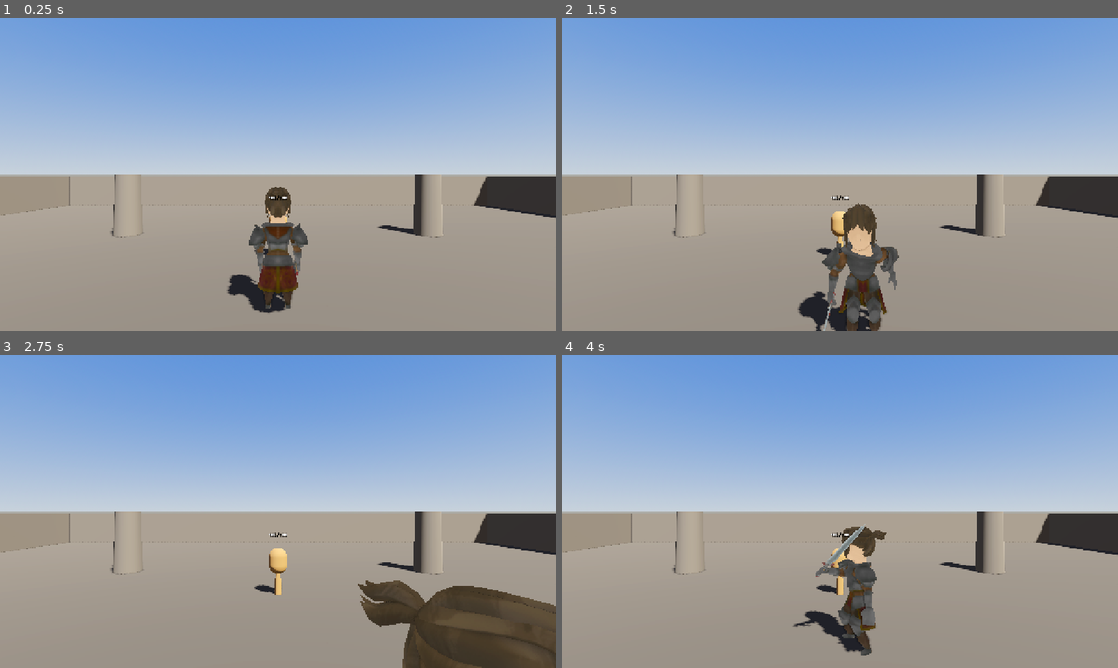
Above: before the commit, frames 1-4 (two rows, left to right).
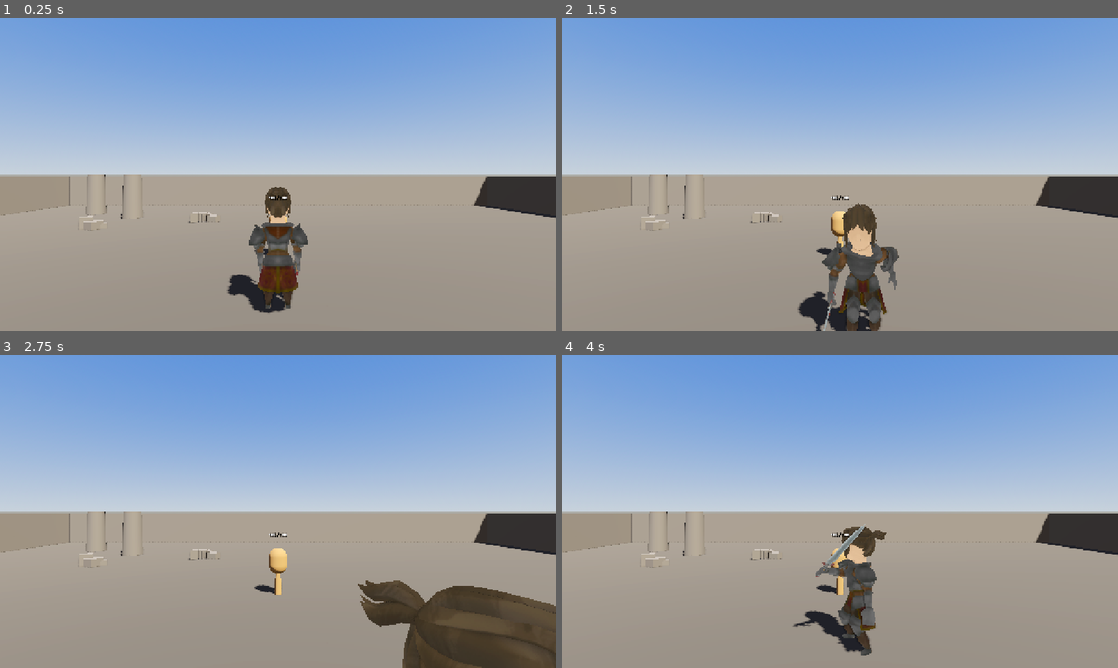
Above: after the commit, the same moments.

Repository: muzzammilminhas/ironhold
Game: Godot game, scene res://scenes/Main.tscn
The game is run twice, just before and just after one commit, with the same random seed, the same clock (stepped at 60 frames per second) and the same inputs.
Inputs:
- Up to frame 1 (0.25 s): no input
- Up to frame 2 (1.5 s): tap Enter at 0.5 s; hold D (move_right) 0.53-1.28 s; tap Space (attack) at 0.6 s; hold S (move_back) from 1.28 s (still down); tap Shift (dodge) at 1.35 s
- Up to frame 3 (2.75 s): release S (move_back) at 2.03 s; hold D (move_right) from 2.03 s (still down); tap Space (attack) at 2.1 s
- Up to frame 4 (4 s): release D (move_right) at 2.78 s; hold W (move_forward) 2.78-3.53 s; tap Shift (dodge) at 2.85 s; hold A (move_left) from 3.53 s (still down); tap Space (attack) at 3.6 s

The runs differ from the first frame. In frame 1, 0.8% of the frame differs, in the area x 14-80%, y 50-71%; in frame 2, 0.8%; in frame 3, 0.8%; in frame 4, 0.8%.

Commit message:
Phase 3: procedural arena and runtime navmesh baking
- arena_generator.gd replaces the hardcoded pillars with rejection-sampled
  placement of pillars/low walls/rubble clusters: random point, reject if it
  falls inside the open center radius or crowds an already-placed obstacle,
  bounded attempt budget so a bad draw can't hang startup.
- Ground/obstacles/walls now live under a NavigationRegion3D; after placement
  the script bakes the navmesh at runtime via bake_navigation_mesh() and
  exposes a generation_complete signal so callers (main.gd now, enemy/wave
  spawning from Phase 4 on) can await a navmesh that's actually ready.
- NavigationMesh source geometry set to parse static colliders instead of the
  default render-mesh parsing: baking render meshes at runtime pulls geometry
  back from the GPU, which Godot flags as a real perf hazard for runtime
  (re)baking. Cell size/height aligned to the project's default navigation
  map to avoid rasterization mismatches.
- main.gd (new): owns the run seed, passes it to both GameState.start_run and
  arena.generate so a run is reproducible from one logged number, and awaits
  generation before declaring the arena ready. Moved seeding here out of
  player_controller, which shouldn't own run lifecycle.
- tools/phase3_test.gd: generates two different seeds and asserts real
  obstacle counts, a non-empty baked navmesh, and different layouts per seed.

Co-Authored-By: Claude Sonnet 5 <noreply@anthropic.com>

Diff:
--- a/scenes/Arena.tscn
+++ b/scenes/Arena.tscn
@@ -1,4 +1,6 @@
-[gd_scene load_steps=12 format=3]
+[gd_scene load_steps=13 format=3]
+
+[ext_resource type="Script" path="res://scripts/arena_generator.gd" id="1"]
 
 [sub_resource type="BoxMesh" id="BoxMesh_ground"]
 size = Vector3(44, 1, 44)
@@ -10,25 +12,27 @@
 [sub_resource type="BoxShape3D" id="BoxShape3D_ground"]
 size = Vector3(44, 1, 44)
 
-[sub_resource type="CylinderMesh" id="CylinderMesh_pillar"]
-top_radius = 0.6
-bottom_radius = 0.7
-height = 3.2
-radial_segments = 12
-
 [sub_resource type="StandardMaterial3D" id="Material_pillar"]
 albedo_color = Color(0.42, 0.4, 0.38, 1)
 roughness = 0.85
-
-[sub_resource type="CylinderShape3D" id="CylinderShape3D_pillar"]
-radius = 0.65
-height = 3.2
 
 [sub_resource type="BoxMesh" id="BoxMesh_wall"]
 size = Vector3(44, 3, 1)
 
 [sub_resource type="BoxShape3D" id="BoxShape3D_wall"]
 size = Vector3(44, 3, 1)
+
+[sub_resource type="NavigationMesh" id="NavigationMesh_arena"]
+geometry_parsed_geometry_type = 1
+agent_radius = 0.4
+agent_height = 1.8
+agent_max_climb = 0.25
+agent_max_slope = 45.0
+cell_size = 0.25
+cell_height = 0.25
+filter_low_hanging_obstacles = true
+filter_ledge_spans = true
+filter_walkable_low_height_spans = true
 
 [sub_resource type="ProceduralSkyMaterial" id="ProceduralSkyMaterial_arena"]
 sky_top_color = Color(0.25, 0.42, 0.75, 1)
@@ -54,119 +58,63 @@
 glow_intensity = 0.4
 
 [node name="Arena" type="Node3D"]
+script = ExtResource("1")
 
-[node name="Ground" type="StaticBody3D" parent="."]
+[node name="NavRegion" type="NavigationRegion3D" parent="."]
+navigation_mesh = SubResource("NavigationMesh_arena")
+
+[node name="Ground" type="StaticBody3D" parent="NavRegion"]
 transform = Transform3D(1, 0, 0, 0, 1, 0, 0, 0, 1, 0, -0.5, 0)
 
-[node name="MeshInstance3D" type="MeshInstance3D" parent="Ground"]
+[node name="MeshInstance3D" type="MeshInstance3D" parent="NavRegion/Ground"]
 mesh = SubResource("BoxMesh_ground")
 surface_material_override/0 = SubResource("Material_ground")
 
-[node name="CollisionShape3D" type="CollisionShape3D" parent="Ground"]
+[node name="CollisionShape3D" type="CollisionShape3D" parent="NavRegion/Ground"]
 shape = SubResource("BoxShape3D_ground")
 
-[node name="Obstacles" type="Node3D" parent="."]
+[node name="Obstacles" type="Node3D" parent="NavRegion"]
 
-[node name="Pillar1" type="StaticBody3D" parent="Obstacles"]
-transform = Transform3D(1, 0, 0, 0, 1, 0, 0, 0, 1, 8, 1.6, 8)
+[node name="Walls" type="Node3D" parent="NavRegion"]
 
-[node name="MeshInstance3D" type="MeshInstance3D" parent="Obstacles/Pillar1"]
-mesh = SubResource("CylinderMesh_pillar")
-surface_material_override/0 = SubResource("Material_pillar")
-
-[node name="CollisionShape3D" type="CollisionShape3D" parent="Obstacles/Pillar1"]
-shape = SubResource("CylinderShape3D_pillar")
-
-[node name="Pillar2" type="StaticBody3D" parent="Obstacles"]
-transform = Transform3D(1, 0, 0, 0, 1, 0, 0, 0, 1, -8, 1.6, 8)
-
-[node name="MeshInstance3D" type="MeshInstance3D" parent="Obstacles/Pillar2"]
-mesh = SubResource("CylinderMesh_pillar")
-surface_material_override/0 = SubResource("Material_pillar")
-
-[node name="CollisionShape3D" type="CollisionShape3D" parent="Obstacles/Pillar2"]
-shape = SubResource("CylinderShape3D_pillar")
-
-[node name="Pillar3" type="StaticBody3D" parent="Obstacles"]
-transform = Transform3D(1, 0, 0, 0, 1, 0, 0, 0, 1, 8, 1.6, -8)
-
-[node name="MeshInstance3D" type="MeshInstance3D" parent="Obstacles/Pillar3"]
-mesh = SubResource("CylinderMesh_pillar")
-surface_material_override/0 = SubResource("Material_pillar")
-
-[node name="CollisionShape3D" type="CollisionShape3D" parent="Obstacles/Pillar3"]
-shape = SubResource("CylinderShape3D_pillar")
-
-[node name="Pillar4" type="StaticBody3D" parent="Obstacles"]
-transform = Transform3D(1, 0, 0, 0, 1, 0, 0, 0, 1, -8, 1.6, -8)
-
-[node name="MeshInstance3D" type="MeshInstance3D" parent="Obstacles/Pillar4"]
-mesh = SubResource("CylinderMesh_pillar")
-surface_material_override/0 = SubResource("Material_pillar")
-
-[node name="CollisionShape3D" type="CollisionShape3D" parent="Obstacles/Pillar4"]
-shape = SubResource("CylinderShape3D_pillar")
-
-[node name="Pillar5" type="StaticBody3D" parent="Obstacles"]
-transform = Transform3D(1, 0, 0, 0, 1, 0, 0, 0, 1, 14, 1.6, -3)
-
-[node name="MeshInstance3D" type="MeshInstance3D" parent="Obstacles/Pillar5"]
-mesh = SubResource("CylinderMesh_pillar")
-surface_material_override/0 = SubResource("Material_pillar")
-
-[node name="CollisionShape3D" type="CollisionShape3D" parent="Obstacles/Pillar5"]
-shape = SubResource("CylinderShape3D_pillar")
-
-[node name="Pillar6" type="StaticBody3D" parent="Obstacles"]
-transform = Transform3D(1, 0, 0, 0, 1, 0, 0, 0, 1, -13, 1.6, 4)
-
-[node name="MeshInstance3D" type="MeshInstance3D" parent="Obstacles/Pillar6"]
-mesh = SubResource("CylinderMesh_pillar")
-surface_material_override/0 = SubResource("Material_pillar")
-
-[node name="CollisionShape3D" type="CollisionShape3D" parent="Obstacles/Pillar6"]
-shape = SubResource("CylinderShape3D_pillar")
-
-[node name="Walls" type="Node3D" parent="."]
-
-[node name="WallNorth" type="StaticBody3D" parent="Walls"]
+[node name="WallNorth" type="StaticBody3D" parent="NavRegion/Walls"]
 transform = Transform3D(1, 0, 0, 0, 1, 0, 0, 0, 1, 0, 1.5, -22)
 
-[node name="MeshInstance3D" type="MeshInstance3D" parent="Walls/WallNorth"]
+[node name="MeshInstance3D" type="MeshInstance3D" parent="NavRegion/Walls/WallNorth"]
 mesh = SubResource("BoxMesh_wall")
 surface_material_override/0 = SubResource("Material_pillar")
 
-[node name="CollisionShape3D" type="CollisionShape3D" parent="Walls/WallNorth"]
+[node name="CollisionShape3D" type="CollisionShape3D" parent="NavRegion/Walls/WallNorth"]
 shape = SubResource("BoxShape3D_wall")
 
-[node name="WallSouth" type="StaticBody3D" parent="Walls"]
+[node name="WallSouth" type="StaticBody3D" parent="NavRegion/Walls"]
 transform = Transform3D(1, 0, 0, 0, 1, 0, 0, 0, 1, 0, 1.5, 22)
 
-[node name="MeshInstance3D" type="MeshInstance3D" parent="Walls/WallSouth"]
+[node name="MeshInstance3D" type="MeshInstance3D" parent="NavRegion/Walls/WallSouth"]
 mesh = SubResource("BoxMesh_wall")
 surface_material_override/0 = SubResource("Material_pillar")
 
-[node name="CollisionShape3D" type="CollisionShape3D" parent="Walls/WallSouth"]
+[node name="CollisionShape3D" type="CollisionShape3D" parent="NavRegion/Walls/WallSouth"]
 shape = SubResource("BoxShape3D_wall")
 
-[node name="WallEast" type="StaticBody3D" parent="Walls"]
+[node name="WallEast" type="StaticBody3D" parent="NavRegion/Walls"]
 transform = Transform3D(-4.37114e-08, 0, 1, 0, 1, 0, -1, 0, -4.37114e-08, 22, 1.5, 0)
 
-[node name="MeshInstance3D" type="MeshInstance3D" parent="Walls/WallEast"]
+[node name="MeshInstance3D" type="MeshInstance3D" parent="NavRegion/Walls/WallEast"]
 mesh = SubResource("BoxMesh_wall")
 surface_material_override/0 = SubResource("Material_pillar")
 
-[node name="CollisionShape3D" type="CollisionShape3D" parent="Walls/WallEast"]
+[node name="CollisionShape3D" type="CollisionShape3D" parent="NavRegion/Walls/WallEast"]
 shape = SubResource("BoxShape3D_wall")
 
-[node name="WallWest" type="StaticBody3D" parent="Walls"]
+[node name="WallWest" type="StaticBody3D" parent="NavRegion/Walls"]
 transform = Transform3D(-4.37114e-08, 0, 1, 0, 1, 0, -1, 0, -4.37114e-08, -22, 1.5, 0)
 
-[node name="MeshInstance3D" type="MeshInstance3D" parent="Walls/WallWest"]
+[node name="MeshInstance3D" type="MeshInstance3D" parent="NavRegion/Walls/WallWest"]
 mesh = SubResource("BoxMesh_wall")
 surface_material_override/0 = SubResource("Material_pillar")
 
-[node name="CollisionShape3D" type="CollisionShape3D" parent="Walls/WallWest"]
+[node name="CollisionShape3D" type="CollisionShape3D" parent="NavRegion/Walls/WallWest"]
 shape = SubResource("BoxShape3D_wall")
 
 [node name="DirectionalLight3D" type="DirectionalLight3D" parent="."]
--- a/scenes/Main.tscn
+++ b/scenes/Main.tscn
@@ -1,11 +1,13 @@
-[gd_scene load_steps=5 format=3]
+[gd_scene load_steps=6 format=3]
 
 [ext_resource type="PackedScene" path="res://scenes/Arena.tscn" id="1"]
 [ext_resource type="PackedScene" path="res://scenes/Player.tscn" id="2"]
 [ext_resource type="Script" path="res://scripts/camera_rig.gd" id="3"]
 [ext_resource type="PackedScene" path="res://scenes/TrainingDummy.tscn" id="4"]
+[ext_resource type="Script" path="res://scripts/main.gd" id="5"]
 
 [node name="Main" type="Node3D"]
+script = ExtResource("5")
 
 [node name="Arena" parent="." instance=ExtResource("1")]
 
--- /dev/null
+++ b/scripts/arena_generator.gd
@@ -0,0 +1,154 @@
+extends Node3D
+## Procedurally places obstacles within the arena bounds and bakes the
+## NavigationRegion3D navmesh afterward. Placement uses rejection sampling:
+## pick a random point, keep it only if it clears the open center and doesn't
+## crowd an already-placed obstacle, up to a bounded number of attempts so a
+## bad draw can't hang the game.
+
+signal generation_complete
+
+const ARENA_HALF_EXTENT := 20.0     # inside the boundary walls (walls sit at +-22)
+const CENTER_CLEAR_RADIUS := 6.0    # keeps the middle open so early fights aren't a maze
+const OBSTACLE_COUNT := 10
+const MIN_OBSTACLE_SPACING := 3.2
+const MAX_ATTEMPTS_PER_OBSTACLE := 60
+
+@onready var _obstacle_container: Node3D = $NavRegion/Obstacles
+@onready var _nav_region: NavigationRegion3D = $NavRegion
+
+var _rng := RandomNumberGenerator.new()
+var _placed_positions: Array[Vector3] = []
+var _shared_material: StandardMaterial3D
+
+func generate(seed_value: int) -> void:
+	_rng.seed = seed_value
+	print("Arena seed: %d" % seed_value)
+	_clear_obstacles()
+	_place_obstacles()
+	_nav_region.bake_finished.connect(_on_bake_finished, CONNECT_ONE_SHOT)
+	_nav_region.bake_navigation_mesh(true)
+
+func _on_bake_finished() -> void:
+	generation_complete.emit()
+
+func _clear_obstacles() -> void:
+	for child in _obstacle_container.get_children():
+		child.queue_free()
+	_placed_positions.clear()
+
+func _place_obstacles() -> void:
+	var kinds := [Callable(self, "_make_pillar"), Callable(self, "_make_low_wall"), Callable(self, "_make_rubble")]
+	var placed := 0
+	var attempts := 0
+	while placed < OBSTACLE_COUNT and attempts < OBSTACLE_COUNT * MAX_ATTEMPTS_PER_OBSTACLE:
+		attempts += 1
+		var margin := 3.0
+		var pos := Vector3(
+			_rng.randf_range(-ARENA_HALF_EXTENT + margin, ARENA_HALF_EXTENT - margin),
+			0.0,
+			_rng.randf_range(-ARENA_HALF_EXTENT + margin, ARENA_HALF_EXTENT - margin)
+		)
+		if pos.length() < CENTER_CLEAR_RADIUS:
+			continue
+		if not _clears_existing(pos):
+			continue
+		var make_fn: Callable = kinds[_rng.randi_range(0, kinds.size() - 1)]
+		var yaw := _rng.randf_range(0.0, TAU)
+		var obstacle: Node3D = make_fn.call(pos, yaw)
+		_obstacle_container.add_child(obstacle)
+		_placed_positions.append(pos)
+		placed += 1
+	if placed < OBSTACLE_COUNT:
+		push_warning("Arena generator only placed %d/%d obstacles before exhausting attempts." % [placed, OBSTACLE_COUNT])
+
+func _clears_existing(pos: Vector3) -> bool:
+	for existing in _placed_positions:
+		if existing.distance_to(pos) < MIN_OBSTACLE_SPACING:
+			return false
+	return true
+
+func _get_shared_material() -> StandardMaterial3D:
+	if _shared_material == null:
+		_shared_material = StandardMaterial3D.new()
+		_shared_material.albedo_color = Color(0.42, 0.4, 0.38)
+		_shared_material.roughness = 0.85
+	return _shared_material
+
+func _make_pillar(pos: Vector3, yaw: float) -> StaticBody3D:
+	var body := StaticBody3D.new()
+	body.name = "Pillar"
+	body.transform = Transform3D(Basis(Vector3.UP, yaw), pos)
+
+	var cyl := CylinderMesh.new()
+	cyl.top_radius = 0.6
+	cyl.bottom_radius = 0.7
+	cyl.height = 3.2
+	cyl.radial_segments = 12
+	var mesh := MeshInstance3D.new()
+	mesh.mesh = cyl
+	mesh.position.y = 1.6
+	mesh.set_surface_override_material(0, _get_shared_material())
+	body.add_child(mesh)
+
+	var shape := CylinderShape3D.new()
+	shape.radius = 0.65
+	shape.height = 3.2
+	var col := CollisionShape3D.new()
+	col.shape = shape
+	col.position.y = 1.6
+	body.add_child(col)
+	return body
+
+func _make_low_wall(pos: Vector3, yaw: float) -> StaticBody3D:
+	var body := StaticBody3D.new()
+	body.name = "LowWall"
+	body.transform = Transform3D(Basis(Vector3.UP, yaw), pos)
+
+	var size := Vector3(_rng.randf_range(2.5, 4.5), 1.4, 0.7)
+	var box := BoxMesh.new()
+	box.size = size
+	var mesh := MeshInstance3D.new()
+	mesh.mesh = box
+	mesh.position.y = size.y * 0.5
+	mesh.set_surface_override_material(0, _get_shared_material())
+	body.add_child(mesh)
+
+	var shape := BoxShape3D.new()
+	shape.size = size
+	var col := CollisionShape3D.new()
+	col.shape = shape
+	col.position.y = size.y * 0.5
+	body.add_child(col)
+	return body
+
+func _make_rubble(pos: Vector3, yaw: float) -> Node3D:
+	var group := Node3D.new()
+	group.name = "Rubble"
+	group.transform = Transform3D(Basis(Vector3.UP, yaw), pos)
+
+	var chunk_count := _rng.randi_range(3, 5)
+	for i in range(chunk_count):
+		var offset := Vector3(_rng.randf_range(-0.8, 0.8), 0.0, _rng.randf_range(-0.8, 0.8))
+		var size := Vector3(
+			_rng.randf_range(0.4, 0.9),
+			_rng.randf_range(0.3, 0.7),
+			_rng.randf_range(0.4, 0.9)
+		)
+		var body := StaticBody3D.new()
+		body.transform = Transform3D(Basis(Vector3.UP, _rng.randf_range(0.0, TAU)), offset + Vector3(0, size.y * 0.5, 0))
+
+		var box := BoxMesh.new()
+		box.size = size
+		var mesh := MeshInstance3D.new()
+		mesh.mesh = box
+		mesh.set_surface_override_material(0, _get_shared_material())
+		body.add_child(mesh)
+
+		var shape := BoxShape3D.new()
+		shape.size = size
+		var col := CollisionShape3D.new()
+		col.shape = shape
+		body.add_child(col)
+
+		group.add_child(body)
+	return group
--- /dev/null
+++ b/scripts/main.gd
@@ -0,0 +1,14 @@
+extends Node3D
+## Top-level scene orchestration. Owns the run seed so the arena layout and
+## GameState's own bookkeeping are reproducible from a single logged number,
+## and kicks off arena generation before anything that depends on the navmesh
+## (enemy spawning, from Phase 4 on) is allowed to start.
+
+@onready var arena: Node3D = $Arena
+
+func _ready() -> void:
+	var run_seed := randi()
+	GameState.start_run(run_seed)
+	arena.generate(run_seed)
+	await arena.generation_complete
+	print("Arena generated and navmesh baked.")
--- a/scripts/player_controller.gd
+++ b/scripts/player_controller.gd
@@ -37,7 +37,6 @@
 	add_to_group("player")
 	if _anim_player and _anim_player.has_animation("Idle"):
 		_anim_player.play("Idle")
-	GameState.start_run(randi())
 
 func _physics_process(delta: float) -> void:
 	_attack_cooldown_timer = maxf(0.0, _attack_cooldown_timer - delta)
--- /dev/null
+++ b/tools/phase3_test.gd
@@ -0,0 +1,40 @@
+extends SceneTree
+## Dev utility: verifies arena generation produces obstacles and a real baked
+## navmesh, and that two runs with different seeds produce different layouts.
+## Not part of the shipped game.
+
+func _initialize() -> void:
+	_run().call_deferred()
+
+func _run() -> Callable:
+	return func():
+		var layout_a := await _generate_and_measure(12345)
+		var layout_b := await _generate_and_measure(999)
+		print("layout A obstacle positions: ", layout_a)
+		print("layout B obstacle positions: ", layout_b)
+		print("PASS different layouts" if layout_a != layout_b else "FAIL different layouts (same seed result?)")
+		quit()
+
+func _generate_and_measure(seed_value: int) -> Array:
+	var packed: PackedScene = load("res://scenes/Arena.tscn")
+	var arena := packed.instantiate()
+	get_root().add_child(arena)
+	arena.generate(seed_value)
+	await arena.generation_complete
+
+	var obstacles := arena.get_node("NavRegion/Obstacles")
+	var nav_region: NavigationRegion3D = arena.get_node("NavRegion")
+	var nav_mesh := nav_region.navigation_mesh
+	print("seed %d -> obstacles: %d, navmesh vertices: %d, navmesh polygons: %d" % [
+		seed_value, obstacles.get_child_count(), nav_mesh.get_vertices().size(), nav_mesh.get_polygon_count()
+	])
+	print("PASS obstacle count" if obstacles.get_child_count() == 10 else "FAIL obstacle count")
+	print("PASS navmesh baked" if nav_mesh.get_polygon_count() > 0 else "FAIL navmesh baked")
+
+	var positions: Array = []
+	for child in obstacles.get_children():
+		positions.append(child.position.snapped(Vector3(0.01, 0.01, 0.01)))
+
+	arena.queue_free()
+	await process_frame
+	return positions
Not shown, added: scripts/arena_generator.gd.uid
Not shown, added: scripts/main.gd.uid
Not shown, added: tools/phase3_test.gd.uid
